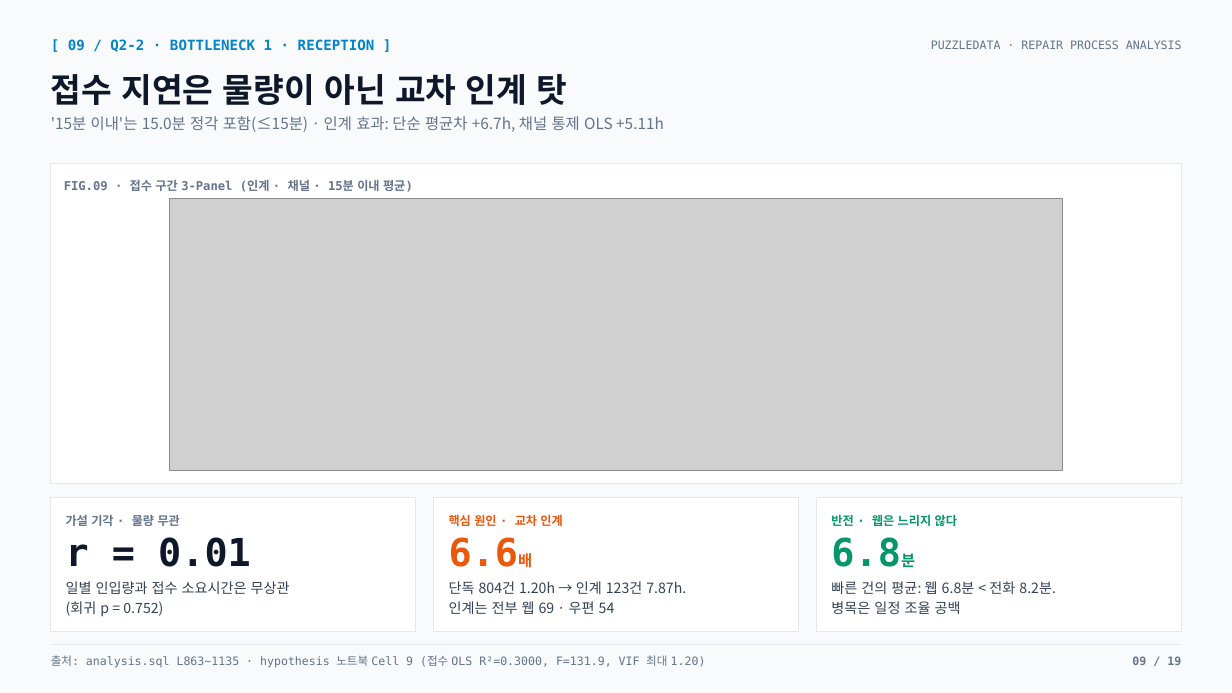
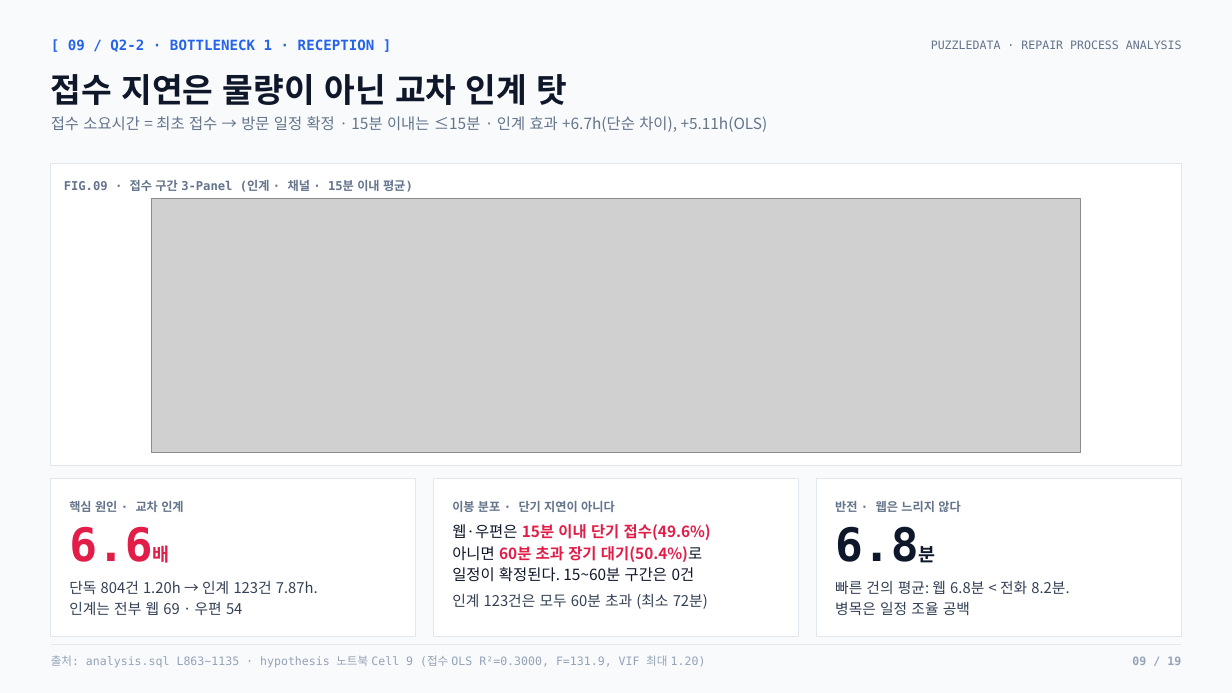
Before and after one commit to nus1245/puzzle_data, a slide deck: slide 9 of outputs/pptx/puzzledata_repair_report.pptx. Drawn at 1232x693 pixels with LibreOffice and Linux fonts; fonts in the diff are those of the drawing; grey boxes stand for pictures. Boxes give left, top, right and bottom in pixels: in the first picture for what was removed or moved away, otherwise in the second. Text is boxed around its words. In the diff, an @@ line names an element or a change of style, - is before the commit and + after.

```diff
--- a/outputs/pptx/puzzledata_repair_report.pptx
+++ b/outputs/pptx/puzzledata_repair_report.pptx
@@ text "[ 09 / Q2-2 · ..." at (68,39,375,52): text colour #0284C7 to #2563EB @@
@@ text at (51,116,768,132): text changed @@
-'15분 이내'는 15.0분 정각 포함(≤15분) · 인계 효과: 단순 평균차 +6.7h, 채널 통제 OLS +5.11h
+접수 소요시간 = 최초 접수 → 방문 일정 확정 · 15분 이내는 ≤15분 · 인계 효과 +6.7h(단순 차이), +5.11h(OLS)
@@ rectangle: place and size @@
-rectangle at (51,164,1181,483)
+rectangle at (51,164,1181,465)
@@ picture: place and size @@
-picture at (170,198,1062,470)
+picture at (152,198,1080,452)
@@ rectangle: place and size @@
-rectangle at (51,497,415,631)
+rectangle at (51,479,415,636)
@@ rectangle: place and size @@
-rectangle at (433,497,798,631)
+rectangle at (433,479,798,636)
@@ rectangle: place and size @@
-rectangle at (817,497,1181,631)
+rectangle at (817,479,1181,636)
@@ text "핵심 원인 · 교차 인계": place and size @@
-text "핵심 원인 · 교차 인계" at (449,514,562,526)
+text "핵심 원인 · 교차 인계" at (69,501,183,512)
@@ text "핵심 원인 · 교차 인계" at (69,501,183,512): text colour #EA580C to #64748B @@
@@ text added at (452,501,615,512), 9.5 pt, text #64748B, bold @@
+이봉 분포 · 단기 지연이 아니다
@@ text "반전 · 웹은 느리지 않다": place and size @@
-text "반전 · 웹은 느리지 않다" at (831,514,957,526)
+text "반전 · 웹은 느리지 않다" at (835,501,960,512)
@@ text "반전 · 웹은 느리지 않다" at (835,501,960,512): text colour #059669 to #64748B @@
@@ text removed at (66,515,180,526) @@
-가설 기각 · 물량 무관
@@ text removed at (66,537,251,567) @@
-r = 0.01
@@ text "6.6배": place and size @@
-text "6.6배" at (449,537,519,567)
+text "6.6배" at (69,526,152,562)
@@ text "6.6배" at (69,526,152,562): size 30 to 36 pt, size 12 to 14.4 pt in "6.6배"; text colour #EA580C to #E11D48; line spacing 33.6pt to 40.3pt @@
@@ text added at (452,524,711,582), 12 pt, text #E11D48, bold @@
+웹·우편은 15분 이내 단기 접수(49.6%)
+아니면 60분 초과 장기 대기(50.4%)로
+일정이 확정된다. 15~60분 구간은 0건
@@ text "6.8분": place and size @@
-text "6.8분" at (831,537,901,567)
+text "6.8분" at (835,526,918,562)
@@ text "6.8분" at (835,526,918,562): size 30 to 36 pt, size 12 to 14.4 pt in "6.8분"; text colour #059669 to #0F172A; line spacing 33.6pt to 40.3pt @@
@@ text at (69,581,318,615): text changed; size 11 to 11.5 pt @@
-일별 인입량과 접수 소요시간은 무상관
-(회귀 p = 0.752)
+단독 804건 1.20h → 인계 123건 7.87h.
+인계는 전부 웹 69 · 우편 54
@@ text at (452,594,708,609): text changed; size 11 to 11.5 pt @@
-단독 804건 1.20h → 인계 123건 7.87h.
-인계는 전부 웹 69 · 우편 54
+인계 123건은 모두 60분 초과 (최소 72분)
@@ text "빠른 건의 평균: 웹 6.8분 ..." at (835,580,1069,615): size 11 to 11.5 pt; line spacing 15.4pt to 16.1pt @@
@@ text "출처: analysis.sql L863~1135 · hypothesis ..." at (51,655,706,667): text colour #64748B to #94A3B8 @@
@@ text "09 / 19" at (1132,656,1181,665): text colour #64748B to #94A3B8 @@
```
Also in this commit, not shown: 17 other slides changed, 1 slide added, 1 slide removed, 22 other files.
